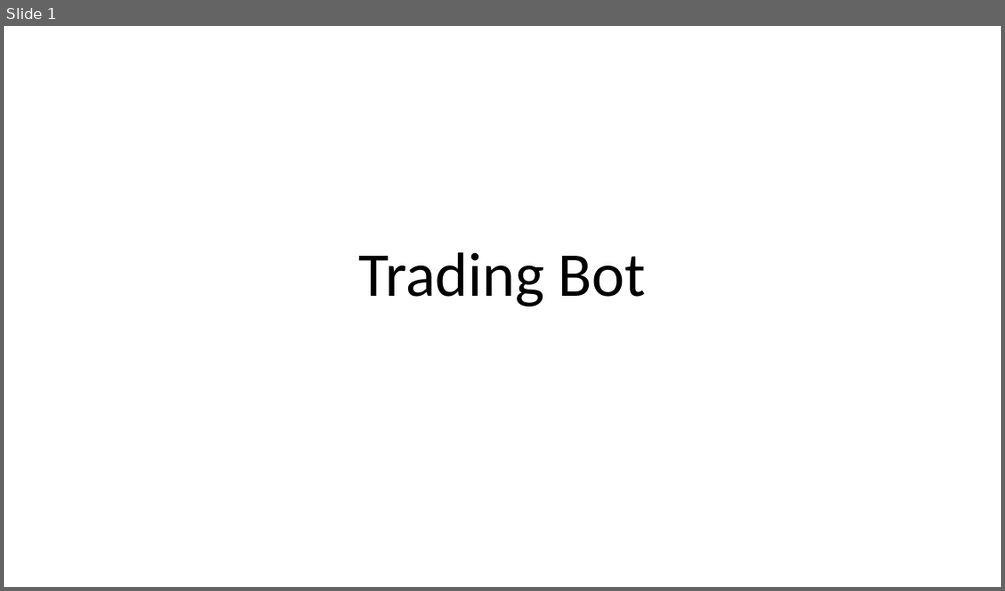
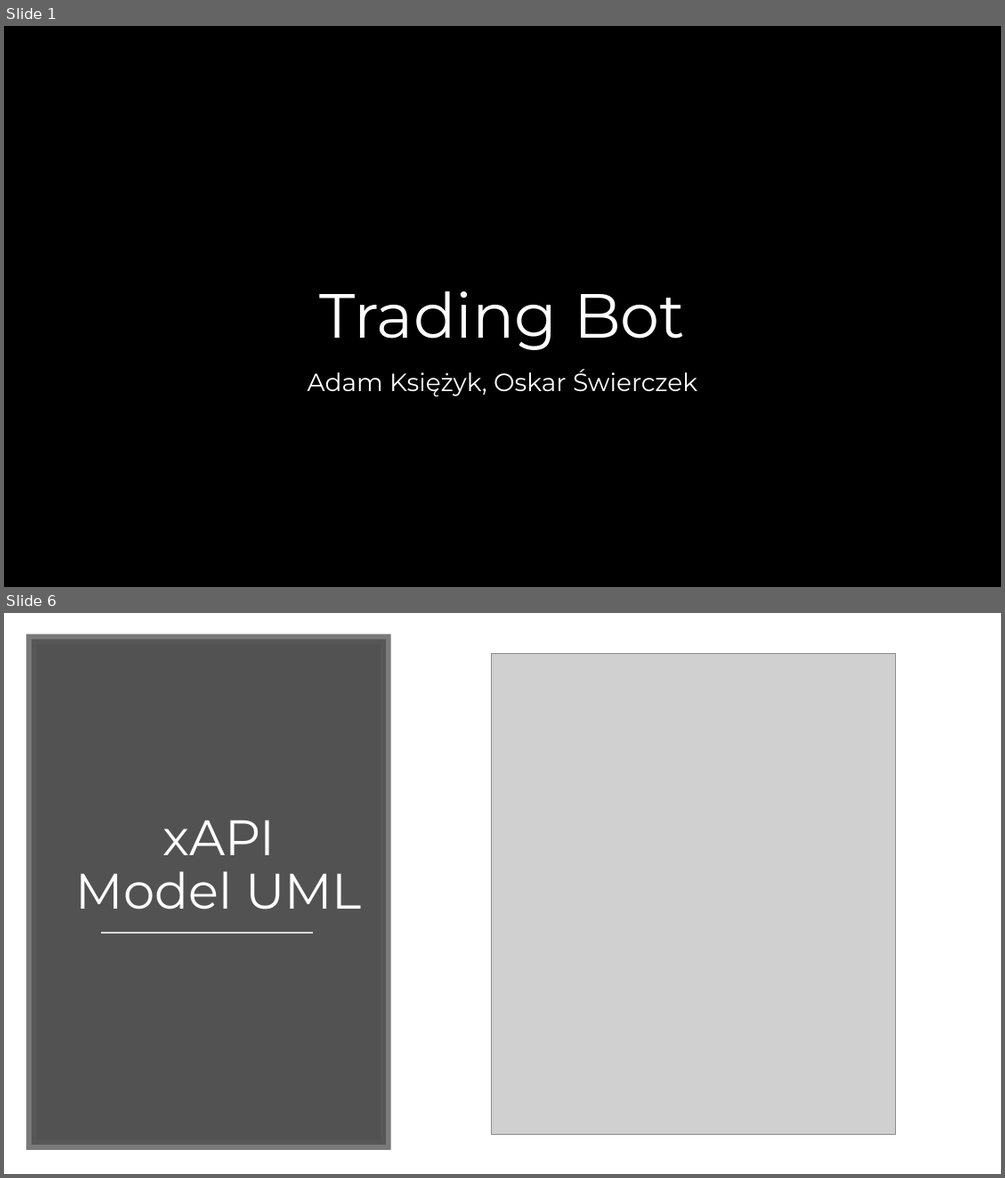
Before and after one commit to oskop123/Trading_Bot, a slide deck: JPWP.pptx. Shown one above the other, each under a label of ours: slide 1 before the commit, slides 1 and 6 after it; the slides between them are not shown. The pictures are 1005x591 and 1005x1178 pixels, drawn with LibreOffice and Linux fonts; fonts in the diff are those of the drawing; grey boxes stand for pictures; background and template pictures are left out. Boxes give left, top, right and bottom in pixels: in the first picture for what was removed or moved away, otherwise in the second. Text is boxed around its words. In the diff, an @@ line names an element or a change of style, - is before the commit and + after.

```diff
--- a/JPWP.pptx
+++ b/JPWP.pptx
@@ slide 6 added at box(4, 613, 1001, 1174), background #FFFFFF @@
@@ rectangle added at box(32, 639, 386, 1144), fill #404040 at 90% opacity, outline #595959 10 pt @@
@@ picture added at box(492, 653, 896, 1135) @@
@@ title added at box(76, 820, 362, 909), 48 pt, text #FFFFFF @@
+xAPI
+Model UML
@@ line added from (101, 933) to (313, 933), #D9D9D9 1.75 pt @@
@@ slide 1 changed as well @@
@@ background #FFFFFF to picture (left out) @@
@@ title "Trading Bot" at box(320, 291, 685, 350): font Calibri to Montserrat, text colour #000000 to #FFFFFF @@
@@ subtitle added at box(307, 369, 697, 396), 24 pt, text #FFFFFF @@
+Adam Księżyk, Oskar Świerczek
```
Also in this commit, not shown: 4 other slides changed, 14 other slides added, 21 slides removed, 1 other file.
